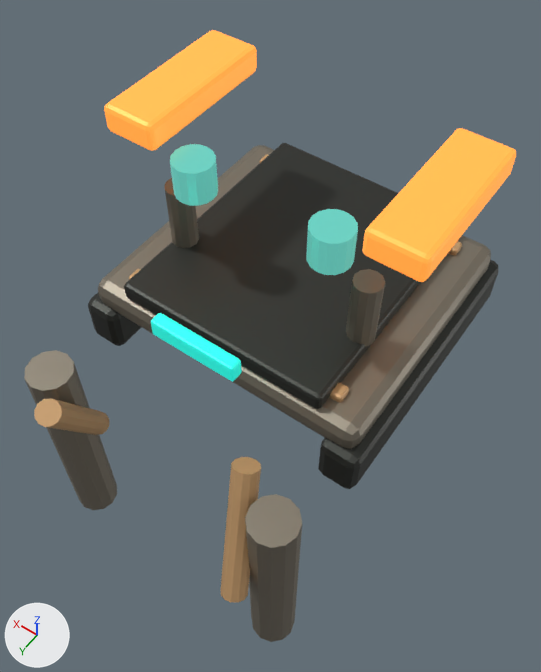
What one commit did to the glTF model assets/models/buildings/factions/drift_repair.glb.
Camera for both pictures: a 50 mm camera at (-1.42, 2.24, 3.22) aimed at (-0.02, 0.28, 0.14). The axes (+X, +Y, +Z) are drawn at lower left. The lights are the same throughout. The first picture is the older version. Where no turn or scale is listed for an object, it has been applied to the vertices.

Names of what the first picture shows: 'Articulated service arm', 'Articulated service arm.001', 'Bolt-on edge rail', 'Bolt-on edge rail.001', 'Hydraulic lift claw', 'Hydraulic lift claw.001', 'Lift ram', 'Lift ram.001', 'Modular pallet deck', 'Open drive-through service pad', 'Replaceable skid rail', 'Replaceable skid rail.001', 'Swing-arm repair gantry', 'Swing-arm repair gantry.001', 'TeamColor', 'Welding torch head', 'Welding torch head.001'.
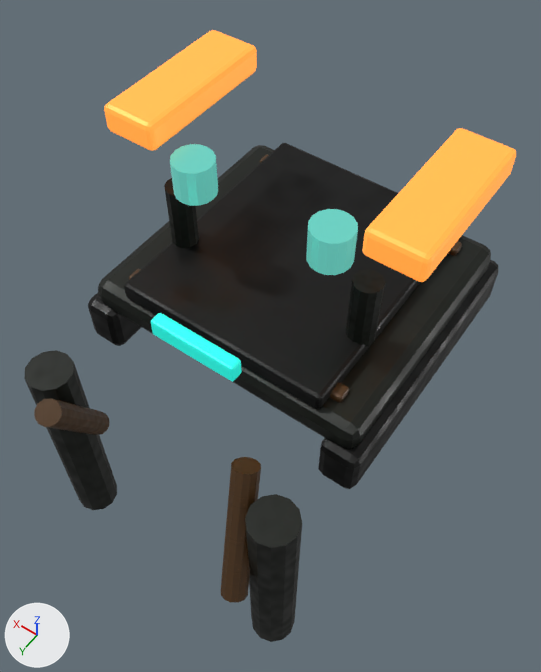
What changed in the scene script:
```text
Add img_graphite_roughness:
    img_graphite_roughness = load_image('graphite_roughness', '../../textures/industrial/factions/drift/graphite_roughness.png', 512, 512, 'Non-Color')
Add img_graphite_normal:
    img_graphite_normal = load_image('graphite_normal', '../../textures/industrial/factions/drift/graphite_normal.png', 512, 512, 'Non-Color')
Add img_factions_drift_dark_graphite_albedo:
    img_factions_drift_dark_graphite_albedo = load_image('factions_drift_dark_graphite_albedo', '../../textures/industrial/factions/drift/factions_drift_dark_graphite_albedo.png', 512, 512, 'sRGB')
Add img_steel_normal:
    img_steel_normal = load_image('steel_normal', '../../textures/industrial/factions/drift/steel_normal.png', 512, 512, 'Non-Color')
Add img_factions_drift_steel_steel_albedo:
    img_factions_drift_steel_steel_albedo = load_image('factions_drift_steel_steel_albedo', '../../textures/industrial/factions/drift/factions_drift_steel_steel_albedo.png', 512, 512, 'sRGB')
Add img_steel_roughness:
    img_steel_roughness = load_image('steel_roughness', '../../textures/industrial/factions/drift/steel_roughness.png', 512, 512, 'Non-Color')
Add img_factions_drift_armor_light_ceramic_albedo:
    img_factions_drift_armor_light_ceramic_albedo = load_image('factions_drift_armor_light_ceramic_albedo', '../../textures/industrial/factions/drift/factions_drift_armor_light_ceramic_albedo.png', 512, 512, 'sRGB')
Add img_ceramic_normal:
    img_ceramic_normal = load_image('ceramic_normal', '../../textures/industrial/factions/drift/ceramic_normal.png', 512, 512, 'Non-Color')
Add img_ceramic_roughness:
    img_ceramic_roughness = load_image('ceramic_roughness', '../../textures/industrial/factions/drift/ceramic_roughness.png', 512, 512, 'Non-Color')
Change mat_drift___light_006:
    remove # nodes: BsdfPrincipled, OutputMaterial
    remove # colours: brown #cea473
    nodes: BsdfPrincipled, Math, NormalMap, OutputMaterial, SeparateColor, TexImage x3
    uses the picture img_ceramic_normal
    uses the picture img_ceramic_roughness
    uses the picture img_factions_drift_armor_light_ceramic_albedo
Change mat_drift___steel_006:
    remove # nodes: BsdfPrincipled, OutputMaterial
    remove # colours: grey #8b8476
    nodes: BsdfPrincipled, Math, NormalMap, OutputMaterial, SeparateColor, TexImage x3
    uses the picture img_factions_drift_steel_steel_albedo
    uses the picture img_steel_normal
    uses the picture img_steel_roughness
Change mat_drift___dark_006:
    remove # nodes: BsdfPrincipled, OutputMaterial
    remove # colours: dark grey #3c3e3a
    nodes: BsdfPrincipled, Math, NormalMap, OutputMaterial, SeparateColor, TexImage x3
    uses the picture img_factions_drift_dark_graphite_albedo
    uses the picture img_graphite_normal
    uses the picture img_graphite_roughness
```

Where the change shows, as pixel boxes (x1, y1, x2, y2) in the pictures (541 x 672 px):
'Open drive-through service pad', surface changed: (124, 143, 420, 409) in both
'Modular pallet deck', surface changed: (98, 145, 491, 449) in both
'Swing-arm repair gantry', surface changed (darker): (245, 494, 302, 642) in both
'Swing-arm repair gantry.001', surface changed (darker): (24, 350, 117, 510) in both
'Articulated service arm', surface changed (darker): (221, 457, 261, 602) in both
'Lift ram', surface changed (darker): (346, 269, 385, 347) in both
'Articulated service arm.001', surface changed (darker): (34, 398, 109, 435) in both
'Lift ram.001', surface changed (darker): (164, 178, 199, 248) in both
'Bolt-on edge rail.001', surface changed: (129, 269, 349, 402) in both
'Bolt-on edge rail', surface changed: (260, 154, 462, 255) in both
